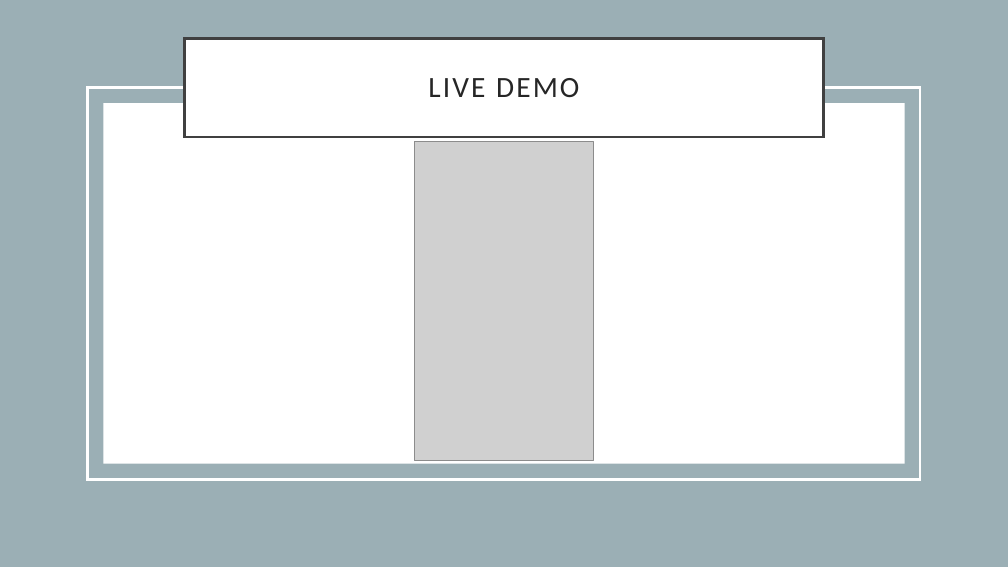
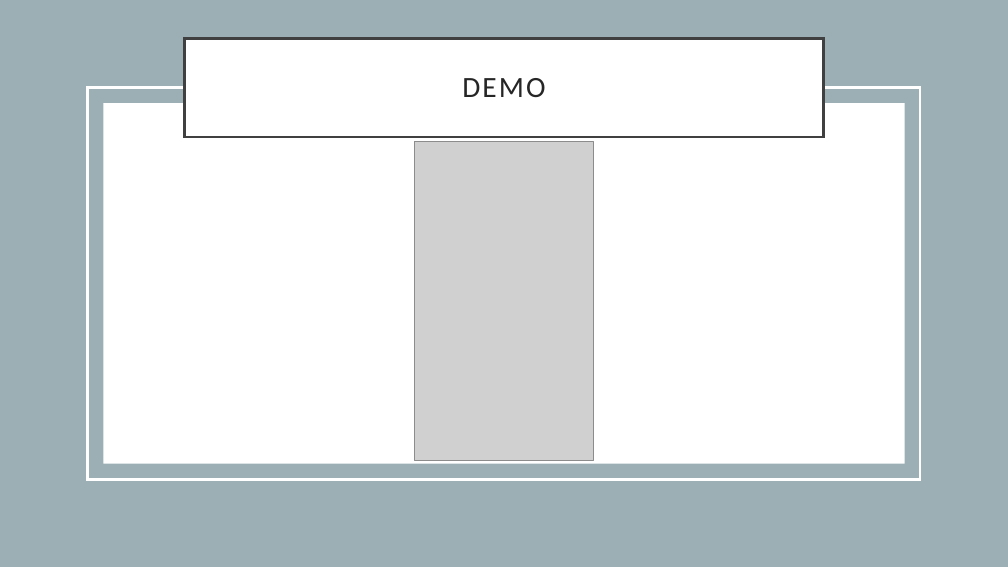
Before and after one commit to andreasranzmaier/EAI_Rock_Paper_Lose, a slide deck: slide 13 of presentation.pptx. Drawn at 1008x567 pixels with LibreOffice and Linux fonts; fonts in the diff are those of the drawing; grey boxes stand for pictures. Boxes give left, top, right and bottom in pixels: in the first picture for what was removed or moved away, otherwise in the second. Text is boxed around its words. In the diff, an @@ line names an element or a change of style, - is before the commit and + after.

```diff
--- a/presentation.pptx
+++ b/presentation.pptx
@@ title at (462, 78, 545, 97): text changed @@
-LIVE DEMO
+DEMO
```
Also in this commit, not shown: 4 other slides changed, 6 other files.
